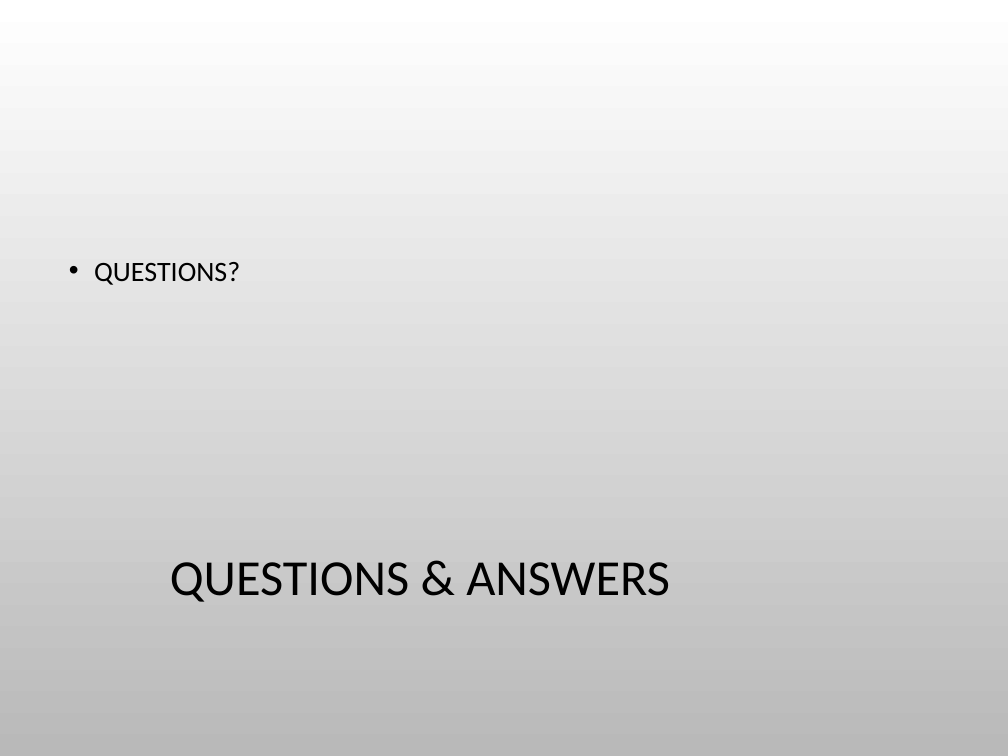
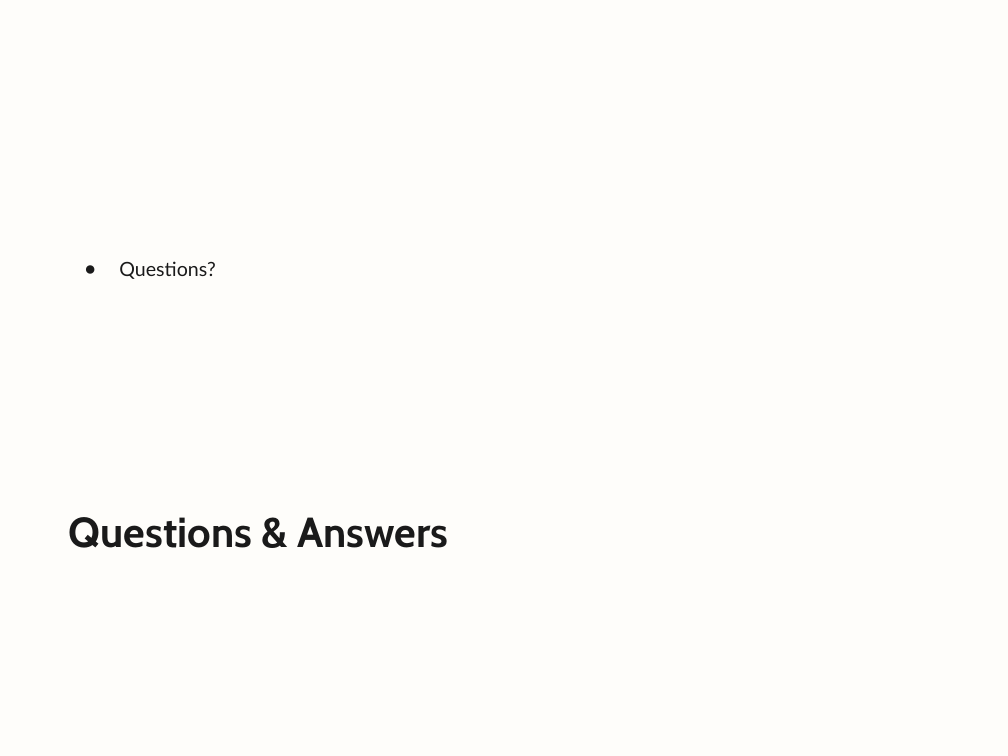
Before and after one commit to ParsaMohammadpour/advanced-algorithm-assignments, a slide deck: slide 18 of representation/Longest_Path_Problem_in_Graphs.pptx (slide 16 before the commit). Drawn at 1008x756 pixels with LibreOffice and Linux fonts; fonts in the diff are those of the drawing; background and template pictures are left out. Boxes give left, top, right and bottom in pixels: in the first picture for what was removed or moved away, otherwise in the second. Text is boxed around its words. In the diff, an @@ line names an element or a change of style, - is before the commit and + after.

```diff
--- a/representation/Longest_Path_Problem_in_Graphs.pptx
+++ b/representation/Longest_Path_Problem_in_Graphs.pptx
@@ background picture (left out) to #FEFDFA @@
@@ text at bbox=[119, 261, 216, 279]: text changed; size 20 to 14 pt; font Calibri to Lato; text colour #000000 to #1A1A1A @@
-• QUESTIONS?
+● Questions?
@@ title "Questions & Answers" at bbox=[69, 517, 448, 548]: vertical alignment middle to top @@
@@ title at bbox=[69, 517, 448, 548]: text changed; size 36 to 30 pt; font Calibri to Cabin; text colour #000000 to #1A1A1A; bold on @@
-QUESTIONS & ANSWERS
+Questions & Answers
```
Also in this commit, not shown: 15 other slides changed, 2 slides added.
